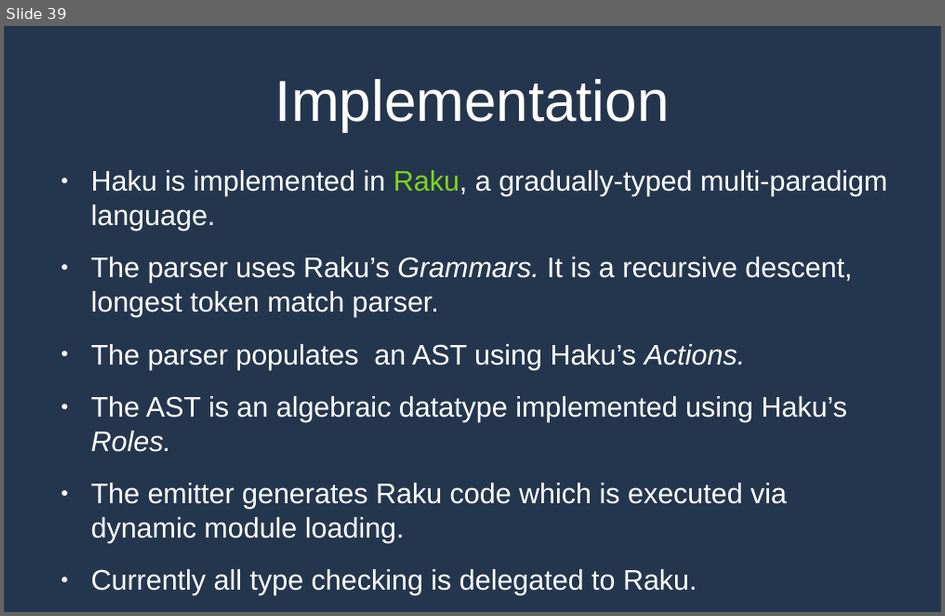
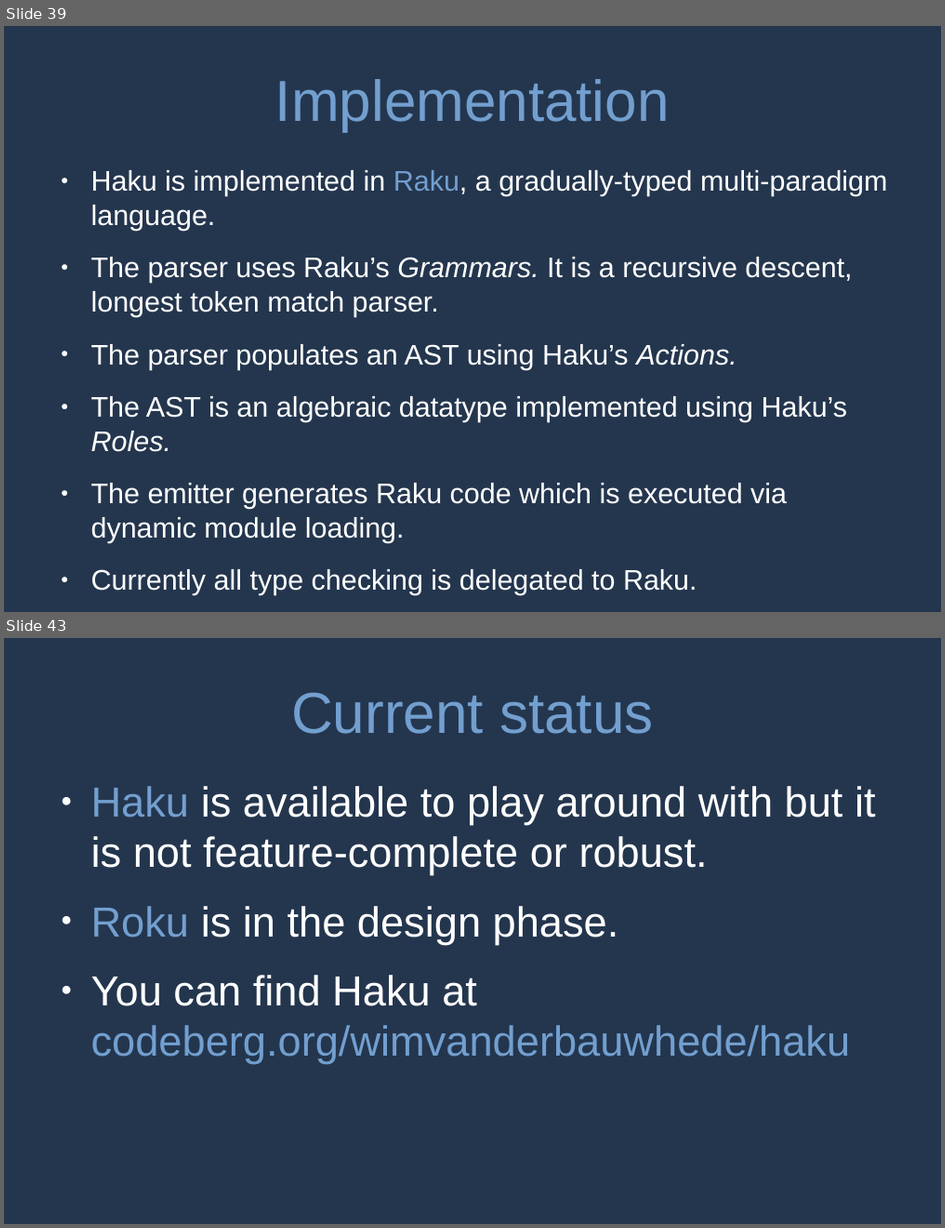
Before and after one commit to MrPicklePinosaur/haku, a slide deck: haku-talk/haku-talk.odp. Shown one above the other, each under a label of ours: slide 39 before the commit, slides 39 and 43 after it; the slides between them are not shown. The pictures are 945x616 and 945x1228 pixels, drawn with LibreOffice and Linux fonts; fonts in the diff are those of the drawing. Boxes give left, top, right and bottom in pixels: in the first picture for what was removed or moved away, otherwise in the second. Text is boxed around its words. In the diff, an @@ line names an element or a change of style, - is before the commit and + after.

```diff
--- a/haku-talk/haku-talk.odp
+++ b/haku-talk/haku-talk.odp
@@ slide 43 added at box(4, 638, 941, 1224), background #24364E @@
@@ title added at box(291, 692, 653, 734), 48.9 pt, text #729FCF @@
+Current status
@@ text added at box(91, 786, 876, 1064), 35.6 pt, text #FFFFFF @@
+● Haku is available to play around with but it is not feature-complete or robust.
+● Roku is in the design phase.
+● You can find Haku at codeberg.org/wimvanderbauwhede/haku
@@ slide 39 changed as well @@
@@ title "Implementation" at box(276, 79, 670, 131): text colour #FFFFFF to #729FCF @@
@@ text at box(91, 170, 888, 231): text colour #81D41A to #729FCF in "Raku," @@
```
Also in this commit, not shown: 36 other slides changed, 5 other slides added, 1 other file.
